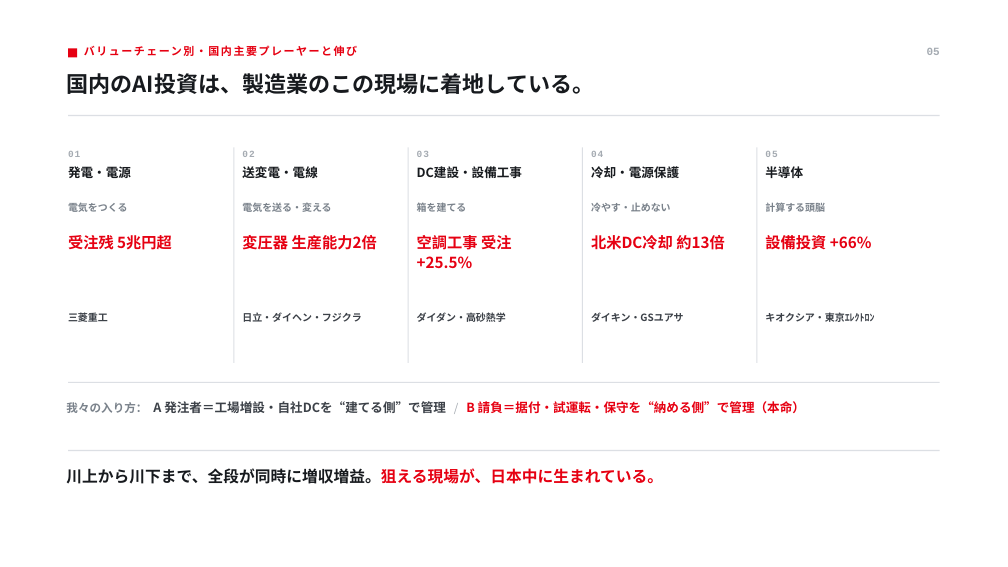
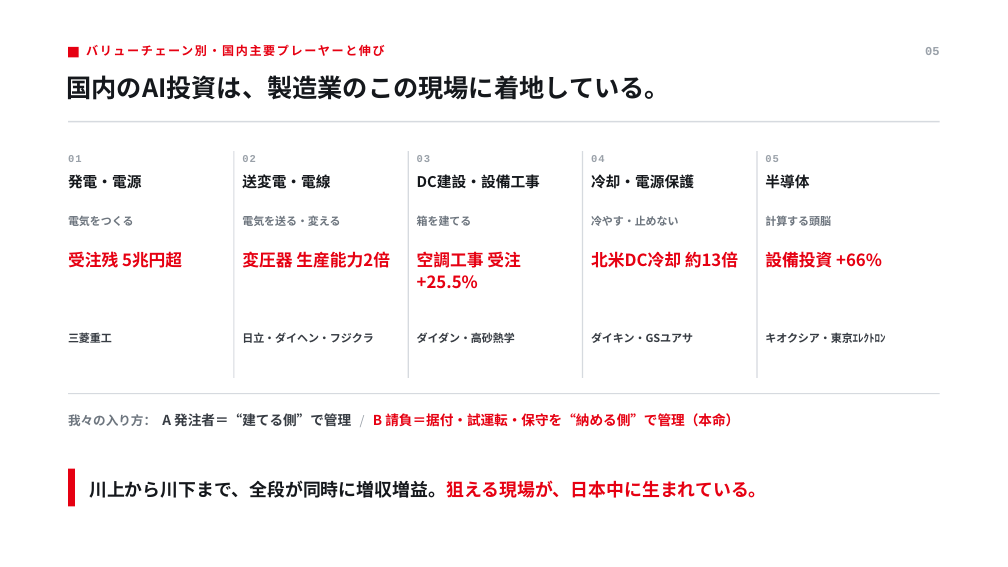
Before and after one commit to kogit834/AI-valuechain, a slide deck: slide 6 of output/andpad_soukai_ai_deck.pptx. Drawn at 1008x567 pixels with LibreOffice and Linux fonts; fonts in the diff are those of the drawing. Boxes give left, top, right and bottom in pixels: in the first picture for what was removed or moved away, otherwise in the second. Text is boxed around its words. In the diff, an @@ line names an element or a change of style, - is before the commit and + after.

```diff
--- a/output/andpad_soukai_ai_deck.pptx
+++ b/output/andpad_soukai_ai_deck.pptx
@@ text "バリューチェーン別・国内主要プレーヤーと伸び" at box(86, 42, 385, 58): size 10.5 to 11.5 pt; line spacing 1.08 to 1.1 @@
@@ text "05" at box(925, 47, 939, 55): size 10.5 to 11.5 pt, text colour #A5ABB2 to #9AA1A9; line spacing 1.08 to 1.1 @@
@@ text "国内のAI投資は、製造業のこの現場に着地している。" at box(66, 75, 669, 100): size 21 to 24 pt, text colour #171A1E to #15181C; line spacing 1.08 to 1.1 @@
@@ rectangle: place and size @@
-rectangle at box(68, 115, 940, 116)
+rectangle at box(68, 121, 940, 123)
@@ rectangle: place and size @@
-rectangle at box(234, 147, 234, 363)
+rectangle at box(234, 151, 235, 378)
@@ rectangle: place and size @@
-rectangle at box(408, 147, 408, 363)
+rectangle at box(408, 151, 409, 378)
@@ rectangle: place and size @@
-rectangle at box(582, 147, 583, 363)
+rectangle at box(582, 151, 584, 378)
@@ fill #DCDFE4 to #D6DADF in 6 elements at box(68, 121, 940, 123), box(68, 393, 940, 394), box(234, 151, 235, 378), box(408, 151, 409, 378), box(582, 151, 584, 378), box(756, 151, 758, 378) @@
@@ rectangle: place and size @@
-rectangle at box(756, 147, 757, 363)
+rectangle at box(756, 151, 758, 378)
@@ size 9 to 10 pt, text colour #A5ABB2 to #9AA1A9; line spacing 1.08 to 1.1 in 5 elements at box(68, 155, 82, 162), box(242, 155, 256, 162), box(417, 155, 431, 162), box(591, 155, 605, 162), box(765, 155, 779, 162) @@
@@ size 12 to 14 pt, text colour #171A1E to #15181C; line spacing 1.04 to 1.05 in 5 elements at box(68, 174, 142, 189), box(242, 174, 330, 189), box(417, 174, 540, 189), box(591, 174, 694, 189), box(765, 174, 809, 189) @@
@@ 5 texts: place and size @@
-5 texts at box(68, 202, 825, 212)
+5 texts at box(68, 215, 831, 226)
@@ size 9.5 to 10.5 pt, text colour #7A828B to #6E767F; line spacing 1.08 to 1.1 in 5 elements at box(68, 216, 134, 226), box(242, 215, 340, 226), box(591, 215, 679, 226), box(417, 215, 472, 226), box(765, 216, 831, 226) @@
@@ text "受注残 5兆円超": place and size @@
-text "受注残 5兆円超" at box(68, 235, 172, 250)
+text "受注残 5兆円超" at box(68, 251, 182, 268)
@@ text "変圧器 生産能力2倍": place and size @@
-text "変圧器 生産能力2倍" at box(242, 235, 377, 250)
+text "変圧器 生産能力2倍" at box(242, 251, 390, 268)
@@ text "空調工事 受注 +25.5%": place and size @@
-text "空調工事 受注 +25.5%" at box(417, 235, 511, 269)
+text "空調工事 受注 +25.5%" at box(417, 251, 521, 289)
@@ text "北米DC冷却 約13倍": place and size @@
-text "北米DC冷却 約13倍" at box(591, 235, 724, 250)
+text "北米DC冷却 約13倍" at box(591, 251, 738, 268)
@@ size 14.5 to 16 pt; line spacing 1.08 to 1.1 in 5 elements at box(68, 251, 182, 268), box(242, 251, 390, 268), box(417, 251, 521, 289), box(591, 251, 738, 268), box(765, 249, 882, 271) @@
@@ text "設備投資 +66%": place and size @@
-text "設備投資 +66%" at box(765, 233, 872, 253)
+text "設備投資 +66%" at box(765, 249, 882, 271)
@@ 5 texts: place and size @@
-5 texts at box(68, 312, 874, 322)
+5 texts at box(68, 332, 885, 343)
@@ size 9.5 to 10.5 pt, text colour #3C4148 to #373C43; line spacing 1.16 to 1.18 in 5 elements at box(68, 332, 112, 343), box(242, 332, 373, 343), box(417, 332, 515, 343), box(591, 332, 693, 343), box(765, 332, 885, 343) @@
@@ 5 texts, 1 rectangle: place and size @@
-5 texts, 1 rectangle at box(68, 166, 940, 383)
+5 texts, 1 rectangle at box(68, 174, 940, 394)
@@ text at box(68, 413, 739, 427): text changed; size 12 to 13 pt @@
-我々の入り方： A 発注者＝工場増設・自社DCを“建てる側”で管理 / B 請負＝据付・試運転・保守を“納める側”で管理（本命）
+我々の入り方： A 発注者＝“建てる側”で管理 / B 請負＝据付・試運転・保守を“納める側”で管理（本命）
@@ rectangle removed at box(68, 450, 940, 451) @@
@@ rectangle added at box(68, 469, 75, 507), fill #E60012 @@
@@ text "川上から川下まで、全段が同時に増収増益。狙える現場が、日本中に生まれている。": place and size @@
-text "川上から川下まで、全段が同時に増収増益。狙える現場が、日本中に生まれている。" at box(66, 468, 663, 484)
+text "川上から川下まで、全段が同時に増収増益。狙える現場が、日本中に生まれている。" at box(89, 480, 767, 498)
@@ text "川上から川下まで、全段が同時に増収増益。狙える現場が、日本中に生まれている。" at box(89, 480, 767, 498): size 15 to 17 pt; text colour #171A1E to #15181C in "川上から川下まで、全段が同時に増収増益。狙える現場が、日本中に生まれている。"; line spacing 1.08 to 1.16; vertical alignment top to middle @@
```
Also in this commit, not shown: 6 other slides changed, 3 other files.
